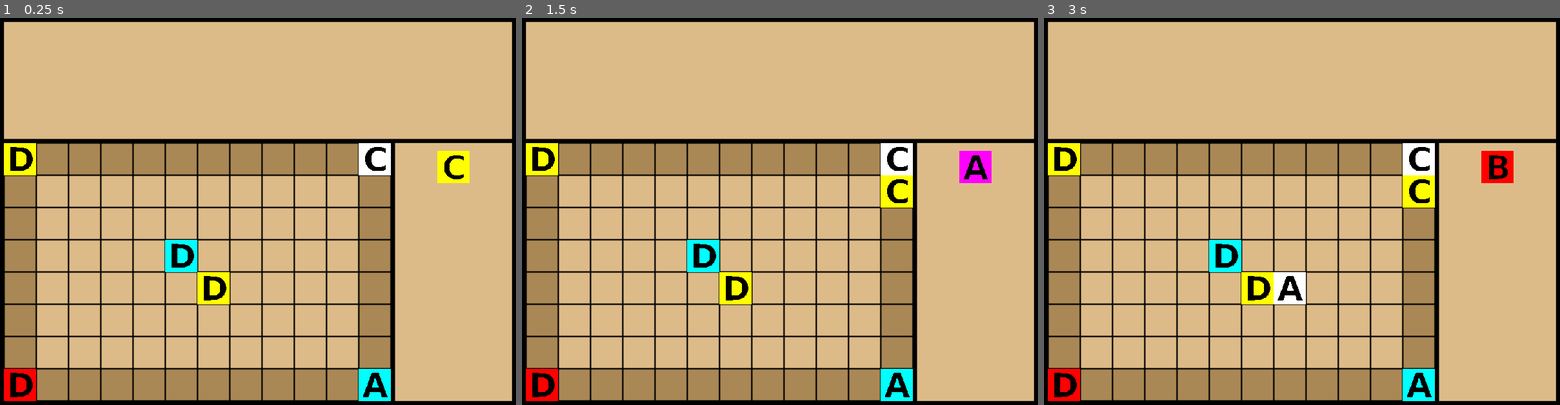
Above: before the commit, frames 1-3 (left to right).
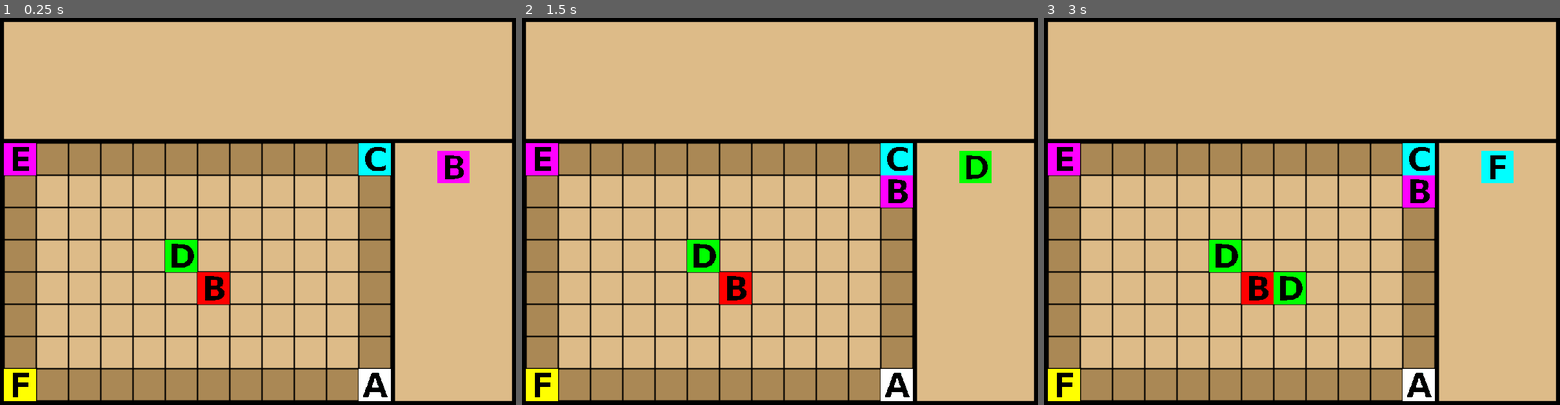
Above: after the commit, the same moments.

Repository: Infini-Creation/Ishid-O-Matic_Reborn
Game: Godot game, scene res://Scenes/game.tscn
The game is run twice, just before and just after one commit, with the same random seed, the same clock (stepped at 60 frames per second) and the same inputs.
Inputs (mouse positions are in pixels of both pictures, inside the frame that each line leads up to):
- Up to frame 1 (0.25 s): no input
- Up to frame 2 (1.5 s): tap Enter at 0.5 s; move the mouse to (893, 192) at 0.52 s; click (893, 192) at 0.6 s; tap Space at 1.25 s; move the mouse to (676, 230) at 1.27 s; click (676, 230) at 1.35 s
- Up to frame 3 (3 s): tap Enter at 2 s; move the mouse to (1353, 126) at 2.02 s; click (1353, 126) at 2.1 s; tap Space at 2.75 s; move the mouse to (1276, 288) at 2.77 s; click (1276, 288) at 2.85 s

The runs differ from the first frame. In frame 1, 2.9% of the frame differs, in the area x 0-91%, y 32-99%; in frame 2, 3.3%; in frame 3, 3.7%.

Commit message:
Fixes & improvements
- add two last tiles
- fix init_board
- fix preview_next_tile
- fix pick_next_tile
- fix main game loop
- start improving check_adjacent_tiles
- clean up code

Diff:
--- a/project/Scripts/grid.gd
+++ b/project/Scripts/grid.gd
@@ -15,8 +15,8 @@
 	preload("res://Scenes/tileB.tscn"),
 	preload("res://Scenes/tileC.tscn"),
 	preload("res://Scenes/tileD.tscn"),
-	#preload("res://Scenes/tileE1.tscn"),
-	#preload("res://Scenes/tileF1.tscn")
+	preload("res://Scenes/tileE.tscn"),
+	preload("res://Scenes/tileF.tscn")
 ]
 
 #tmp
@@ -24,15 +24,17 @@
 #var avail_tile_colors = ["1", "2", "3", "4", "5", "6"]
 var avail_tile_colors = { "color1" : Color(221,0,221,1), "color2" : Color(0,204,204,1), "color3" : Color(221,0,0,1), "color4" : Color(17,85,255,1), "color5" : Color(0,170,0,1), "color6" : Color(238,170,0,1)}
 
-var FourWaysBonus = [25, 50, 100, 200, 400, 600, 800, 1000, 5000, 10000, 25000, 50000]
+# could use only numbers for color as shape !
 
 var tiles = []
 var game_board : Array = []
 var deck : Array = []
+var next_tile : Node2D = null
 
 var game_end : bool = false
 var quit : bool = false
-var tile_picked = false
+
+var FourWaysBonus = [25, 50, 100, 200, 400, 600, 800, 1000, 5000, 10000, 25000, 50000]
 
 func _ready():
 	randomize()
@@ -40,7 +42,6 @@
 
 	load_highscores()
 
-	#init_deck_tmp()
 	init_deck()
 	init_board()
 
@@ -48,25 +49,34 @@
 	#later: take_time_from_deck (no more tile => win)
 	#	check_move_avail (false => gameover)
 	#	update_score
+
 	if (!game_end and !quit):
-		if !tile_picked:
-			preview_next_tile()
-			tile_picked = true
+		preview_next_tile(next_tile)
 		var mpos : Vector2 = get_mouse_grid_position()
 		##bad always work without delay/doing nothing when no click issued !
 		if (check_position_ok(mpos)):
-			print("position ok")
-			var next_tile = pick_next_tile()
+			print("position ok, proceed nt="+str(next_tile))
+			if (next_tile == null):
+				print("pick next tile")
+				next_tile = pick_next_tile()
+				print("tile="+str(next_tile))
+			else:
+				print("tile still not played: "+str(next_tile))
+
 			if (next_tile != null):
+				print ("tile ok, check")
+
+				# here loop: while tile not put on board, stay here
 				if check_adjacent_tiles(next_tile, mpos) == true:
 					add_tile(mpos, next_tile)
 					update_score()
-					tile_picked = false
+					next_tile = null
 				else:
-					print ("Tile cannot be put in that cell")
+					print ("Tile cannot be put in that cell, keep it in hand")
 			else:
 				print("No more tile")
 				game_end = true
+
 
 func make_2d_array():
 	var array = []
@@ -76,21 +86,25 @@
 			array[i].append(null)
 	return array
 
+
 func grid_to_pixel(column, row):
 	var new_x = x_start + column * tile_size
 	var new_y = y_start + row * tile_size
 	return Vector2(new_x, new_y)
 
+
 func pixel_to_grid(x,y):
 	var new_x = floor((x - x_start) / tile_size)
 	var new_y = floor((y - y_start) / tile_size)
 	return Vector2(new_x, new_y)
+
 
 func is_in_grid(grid_position):
 	if grid_position.x >= 0 && grid_position.x < board_width:
 		if grid_position.y >= 0 && grid_position.y < board_height:
 			return true
 	return false
+
 
 func get_mouse_grid_position() -> Vector2:
 	var mouseGblPos = get_global_mouse_position()
@@ -103,66 +117,83 @@
 			print ("uitp-> In grid:" + str(mouseGridPos))
 			mpos = mouseGridPos
 			return mpos
-	# released event not needed
-	#if Input.is_action_just_released("ui_touch"):
-	#	if is_in_grid(mouseGridPos): ## && controlling:
-#			print ("uitr-> In grid:" + str(mouseGridPos))
+
 	return Vector2(-1,-1)
 
 
 func init_deck():
 	var tile : Node2D
+
 	for shape in avail_tile_shapes:
 		for i in range(1,3):
 			for color in avail_tile_colors:
 				tile = shape.instantiate()
 				tile.modulate = avail_tile_colors[color]
 				tile.color = color
+
+				#if (!starting_deck.has()):
+
 				deck.append(tile)
 
 	#print("Decktmp("+str(deck.size())+")=["+str(deck)+"]")
 	deck.shuffle()
-	print("DecktmpS("+str(deck.size())+")=["+str(deck)+"]")
-
-#func init_deck_tmp():
-#	var deck = []
-#	for shape in avail_tile_shapes:
-#		for color in avail_tile_colors:
-#			deck.append([shape, color])
-#			deck.append([shape, color])
-#
-#	print("Decktmp("+str(deck.size())+")=["+str(deck)+"]")
-#
-#	deck.shuffle()
-#	print("DecktmpS("+str(deck.size())+")=["+str(deck)+"]")
+	print("ID DecktmpS("+str(deck.size())+")=["+str(deck)+"]")
+
 
 func init_board():
-	print("BB=["+str(base_board)+"]")
+	var shape_picked : Dictionary = {}
+	var color_picked : Dictionary = {}
+	var select_this_tile : bool = true
+	var next_tile : Node2D = null
+	var unique_tiles_set : Array = []
+	var tileIndex : int = 0
+	var iteration_needed : int = 0
+
+	# TODO hardcoded values here to replace
+	while (shape_picked.size() < 6 and color_picked.size() < 6):
+
+		next_tile = pick_next_tile()
+		iteration_needed += 1
+
+		print("next tile c=" + next_tile.color + " s=" + next_tile.shape)
+		print("colors picked="+str(color_picked))
+		print("shapes picked="+str(shape_picked))
+
+		if (color_picked.has(next_tile.color)):
+			print("color : " + next_tile.color + " have already been picked, rejected")
+			select_this_tile = false
+		if (shape_picked.has(next_tile.shape)):
+			print("shape : " + next_tile.shape + " have already been picked, rejected")
+			select_this_tile = false
+
+		print("tile selected="+str(select_this_tile))
+
+		if (select_this_tile == true):
+			print("tile["+str(next_tile)+"] added to unique tiles set")
+			unique_tiles_set.append(next_tile)
+
+			color_picked[next_tile.color] = 1
+			shape_picked[next_tile.shape] = 1
+		else:
+			print("tile["+str(next_tile)+"] NOT added to unique tiles set")
+			#~little helper put back tile to deck
+			deck.push_back(next_tile)
+			next_tile = null
+			select_this_tile = true
+
+	print("Iterations needed=" + str(iteration_needed))
+	print("IB BB=["+str(base_board)+"]")
+
+	#TODO: beware if initial game_board does not contains all tiles or more (game variant)
 	for filled_cell in base_board:
-		var next_tile = pick_next_tile()
-		if (next_tile != null):
-			game_board[filled_cell.x][filled_cell.y] = next_tile
-			next_tile.position = grid_to_pixel(filled_cell.x, filled_cell.y)
-			print("put tile on:" + str(filled_cell))
-			add_child(next_tile)
-
-	#init board from base board array
-#	game_board[0][0] = available_tiles[0].instantiate()
-#	game_board[0][0].position = grid_to_pixel(0,0)
-#	game_board[0][0].modulate = Color(255,0,0,1)
-#	add_child(game_board[0][0])
-#
-#	game_board[11][0] = available_tiles[1].instantiate()
-#	game_board[11][0].position = grid_to_pixel(11,0)
-#	game_board[11][0].modulate = Color(0,255,0,1)
-#	add_child(game_board[11][0])
-#
-#	game_board[0][7] = available_tiles[2].instantiate()
-#	game_board[0][7].position = grid_to_pixel(0,7)
-#	game_board[0][7].modulate = Color(0,0,255,1)
-#	add_child(game_board[0][7])
-#
-	print("GB=" + str(game_board))
+		game_board[filled_cell.x][filled_cell.y] = unique_tiles_set[tileIndex]
+		tileIndex += 1
+		game_board[filled_cell.x][filled_cell.y].position = grid_to_pixel(filled_cell.x, filled_cell.y)
+		print("put tile on:" + str(filled_cell))
+		add_child(game_board[filled_cell.x][filled_cell.y])
+
+	print("IB GB=" + str(game_board))
+
 
 func check_position_ok(grid_position : Vector2) -> bool:
 	#1. check cell is free
@@ -178,18 +209,24 @@
 
 	return false
 
+
 func pick_next_tile() -> Node2D:
-	var tile : Node2D = deck.pop_front()
-	print("(ds="+str(deck.size())+")Tile=["+str(tile)+"]")
+	var tile : Node2D = null
+
+	if (deck.size() > 0):
+		tile = deck.pop_front()
+		print("PiNT: (ds="+str(deck.size())+")  Tile=["+str(tile)+"]")
 	return tile
 
+
 func add_tile(grid_position : Vector2, tile : Node2D) -> void:
-	print("addtile called: pos=["+str(grid_position)+"]")
+	print("AT: addtile called: pos=["+str(grid_position)+"] t=["+str(tile)+"]")
 	tile.position = grid_to_pixel(grid_position.x, grid_position.y)
 	game_board[grid_position.x][grid_position.y] = tile
 	#also fill board data to check tiles later !
 	add_child(tile)
 
+
 func check_adjacent_tiles(tile : Node2D, grid_position : Vector2) -> bool:
 	# no neighbor = move not allowed
 	# else : check shape/color match
@@ -202,56 +239,79 @@
 		number_of_neighbor += 1
 		if game_board[grid_position.x-1][grid_position.y].shape == tile.shape:
 			print("tile in x-1,y pos has same shape")
+			same_shape_neighbor += 1
 		if game_board[grid_position.x-1][grid_position.y].color == tile.color:
 			print("tile in x-1,y pos has same color")
+			same_color_neighbor += 1
 	if grid_position.x < 11 and game_board[grid_position.x+1][grid_position.y] != null:
 		number_of_neighbor += 1
 		if game_board[grid_position.x+1][grid_position.y].shape == tile.shape:
 			print("tile in x+1,y pos has same shape")
+			same_shape_neighbor += 1
 		if game_board[grid_position.x+1][grid_position.y].color == tile.color:
 			print("tile in x+1,y pos has same color")
+			same_color_neighbor += 1
 	if grid_position.y > 0 and game_board[grid_position.x][grid_position.y-1] != null:
 		number_of_neighbor += 1
 		if game_board[grid_position.x][grid_position.y-1].shape == tile.shape:
 			print("tile in x,y-1 pos has same shape")
+			same_shape_neighbor += 1
 		if game_board[grid_position.x][grid_position.y-1].color == tile.color:
 			print("tile in x,y-1 pos has same color")
+			same_color_neighbor += 1
 	if grid_position.y < 7 and game_board[grid_position.x][grid_position.y+1] != null:
 		number_of_neighbor += 1
 		if game_board[grid_position.x][grid_position.y+1].shape == tile.shape:
 			print("tile in x,y+1 pos has same shape")
+			same_shape_neighbor += 1
 		if game_board[grid_position.x][grid_position.y+1].color == tile.color:
 			print("tile in x,y+1 pos has same color")
-	print ("NB="+str(number_of_neighbor))
+			same_color_neighbor += 1
+	print ("CAT: NB="+str(number_of_neighbor)+" scn="+str(same_color_neighbor)+" ssn="+str(same_shape_neighbor))
 
 	if (number_of_neighbor == 0):
 		return false
+
 	return true
 
-func preview_next_tile():
+
+# ~add arg to print something only one
+# set flag to false outside (before the call), set it to true here at the end
+#reset ti to false after tile picked
+func preview_next_tile(next_tile : Node2D) -> void:
 	var tile : Node2D
-	if (deck.size() > 0):
-		tile = deck[0]
-		print("(ds="+str(deck.size())+")Tile=["+str(tile)+"] c="+tile.color+" s="+tile.shape)
+	var NextTileDisplay = get_tree().get_root().get_node("Game").get_node("UI").get_node("VBoxContainer").get_node("MarginContainer").get_node("NextTileDisplay")
+
+	if (next_tile != null):
+		tile = next_tile
+	else:
+		if (deck.size() > 0):
+			tile = deck[0]
+		#print("PrNT: (ds="+str(deck.size())+")Tile=["+str(tile)+"] c="+tile.color+" s="+tile.shape)
 		##$UI/VBoxContainer/MarginContainer/NextTileDisplay.texture = tile.get_child(0).texture
-		var NextTileDisplay = get_tree().get_root().get_node("Game").get_node("UI").get_node("VBoxContainer").get_node("MarginContainer").get_node("NextTileDisplay")
+		#print("PrNT: decktext=" + str(NextTileDisplay.texture)) #/VBoxContainer/MarginContainer/NextTileDisplay
+		# ~signal NTD node from grid with text ref/color/shape and UI component just read tex and display it
+
+		else:
+			pass #print("No more tile")
+			# reset tile text or add an empty deck icon
+
+	if (tile != null):
 		NextTileDisplay.texture = tile.get_node("Sprite2D").texture
 		NextTileDisplay.modulate = avail_tile_colors[tile.color]
-		print("decktext=" + str(NextTileDisplay.texture)) #/VBoxContainer/MarginContainer/NextTileDisplay
-		# ~signal NTD node from grid with text ref/color/shape and UI component just read tex and display it
-
-	else:
-		pass
-	return tile
+
 
 func update_score():
 	pass
 
+
 func game_over():
 	pass
 
+
 func save_highscore():
 	pass
 
+
 func load_highscores():
 	pass
